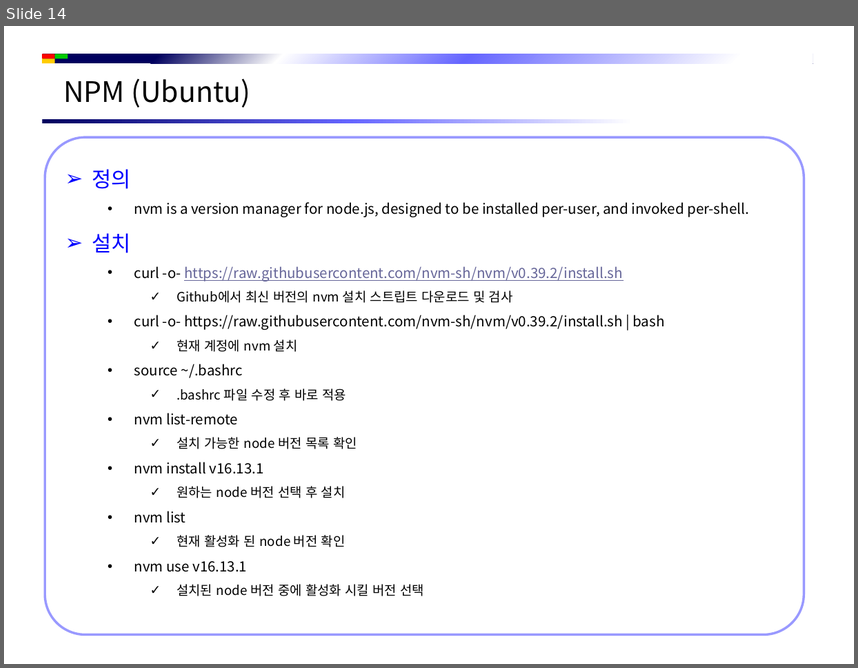
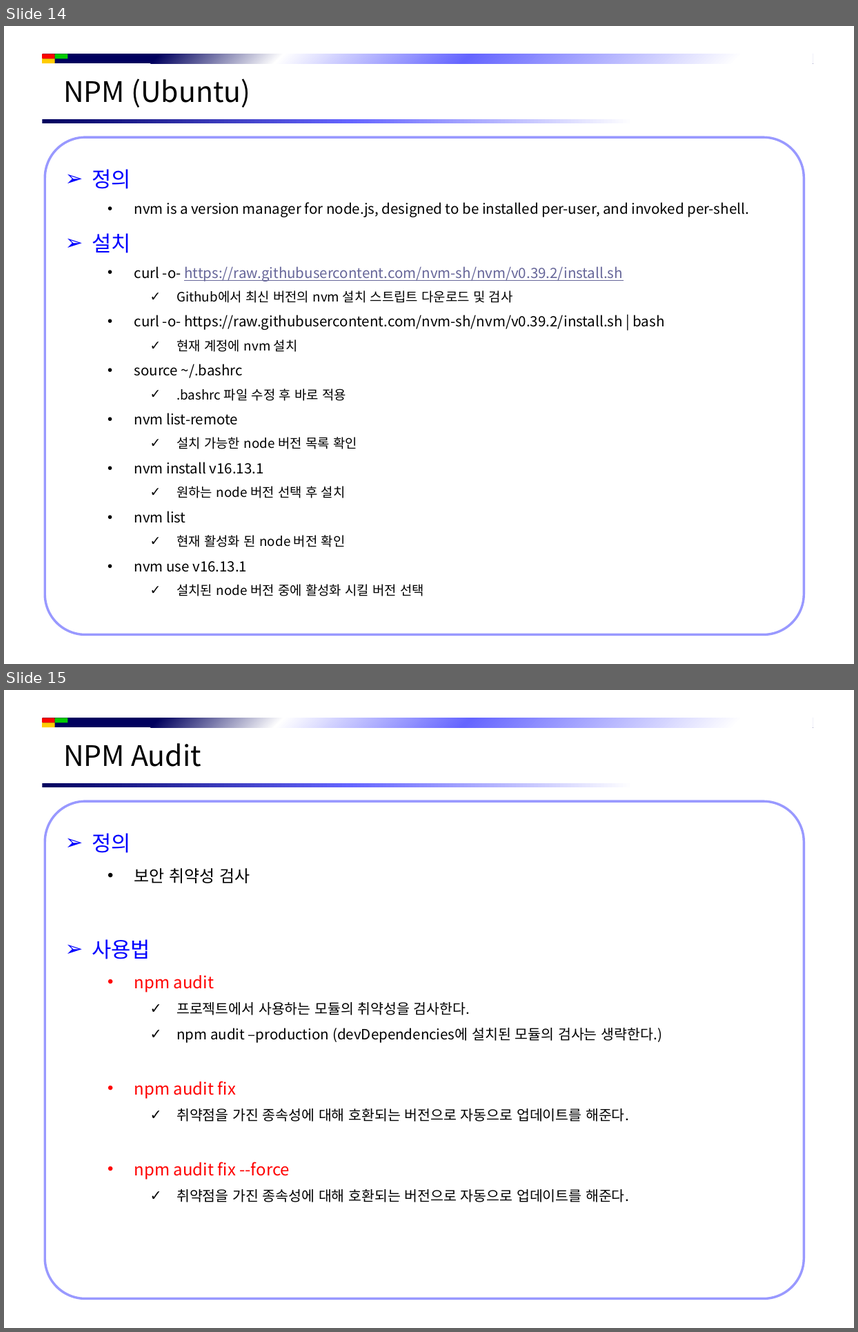
Before and after one commit to jsh-1235/Document, a slide deck: Back-End/NodeJS/NPM 개발 도구.pptx. Shown one above the other, each under a label of ours: slide 14 before the commit, slides 14 and 15 after it. The pictures are 858x668 and 858x1332 pixels, drawn with LibreOffice and Linux fonts; fonts in the diff are those of the drawing; background and template pictures are left out. Boxes give left, top, right and bottom in pixels: in the first picture for what was removed or moved away, otherwise in the second. Text is boxed around its words. In the diff, an @@ line names an element or a change of style, - is before the commit and + after.

```diff
--- a/Back-End/NodeJS/NPM 개발 도구.pptx
+++ b/Back-End/NodeJS/NPM 개발 도구.pptx
@@ slide 15 added at [4, 690, 854, 1328], background #FFFFFF; not listed: 5 template elements that a slide beside it also shows @@
@@ text added at [63, 743, 201, 767], 24 pt, text #000000 @@
+NPM Audit
@@ rounded rectangle added at [45, 801, 804, 1299], fill #FFFFFF, outline #9999FF 2 pt, 12 pt, text #000000 @@
+➢ 정의
+  • 보안 취약성 검사
+➢ 사용법
+  • npm audit
+    ✓ 프로젝트에서 사용하는 모듈의 취약성을 검사한다.
+    ✓ npm audit –production (devDependencies에 설치된 모듈의 검사는 생략한다.)
+  • npm audit fix
+    ✓ 취약점을 가진 종속성에 대해 호환되는 버전으로 자동으로 업데이트를 해준다.
+  • npm audit fix --force
+    ✓ 취약점을 가진 종속성에 대해 호환되는 버전으로 자동으로 업데이트를 해준다.
```
Also in this commit, not shown: 6 other files.
